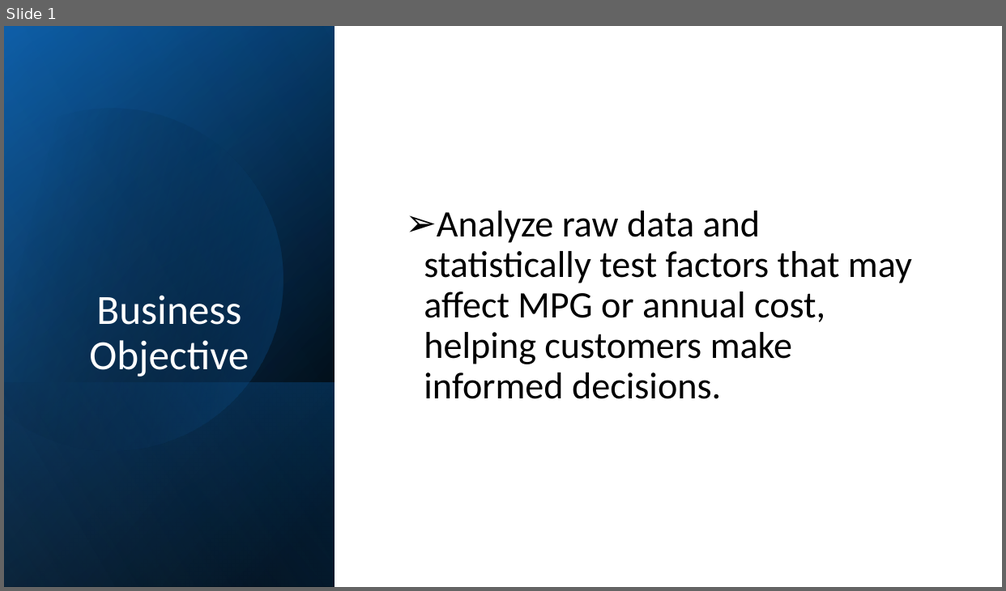
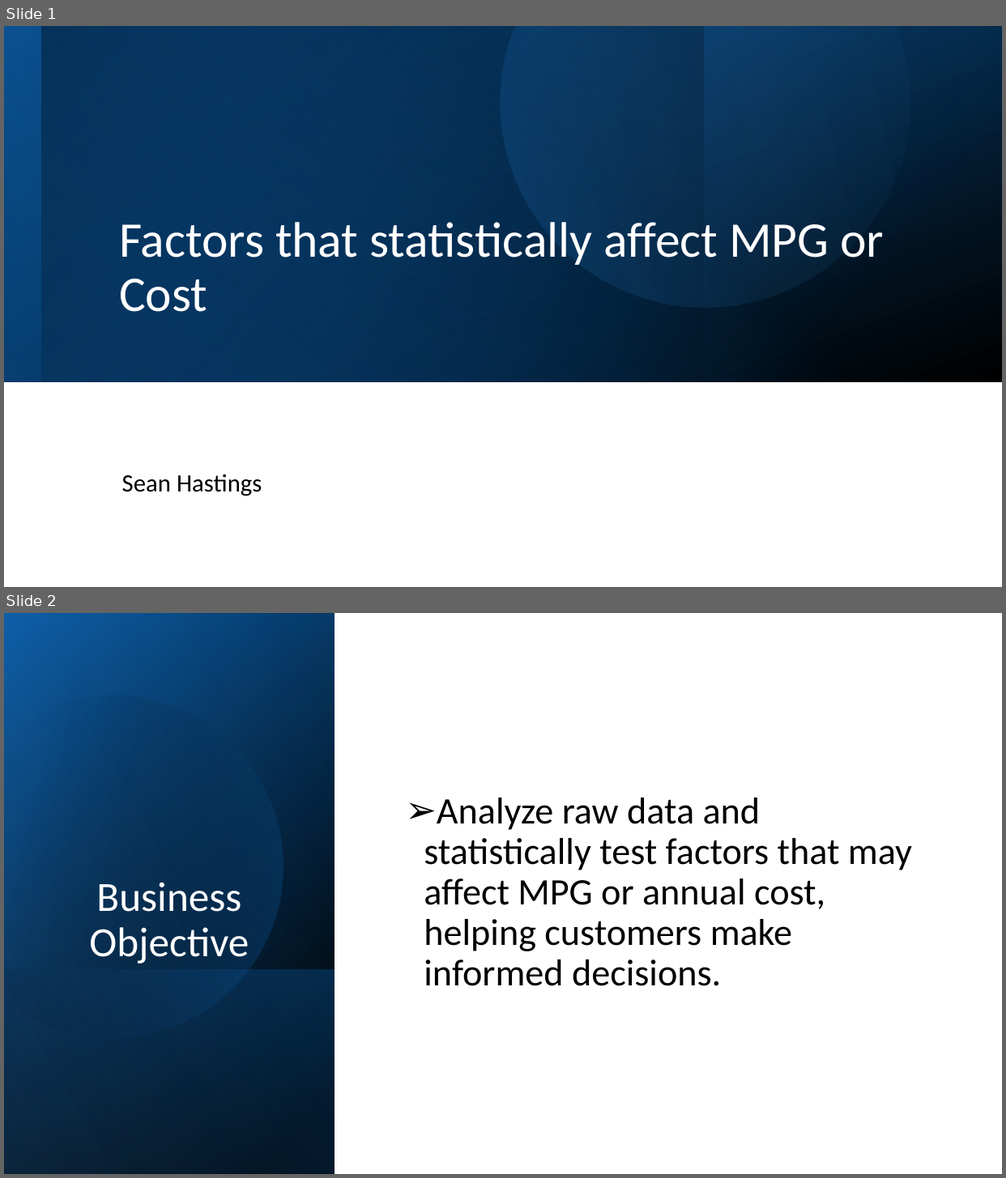
Before and after one commit to SeanHastings45/StatiscalConsulting.ttest, a slide deck: statisticalconsulting.ttest(SH).pptx. Shown one above the other, each under a label of ours: slide 1 before the commit, slides 1 and 2 after it. The pictures are 1006x591 and 1006x1178 pixels, drawn with LibreOffice and Linux fonts; fonts in the diff are those of the drawing. Boxes give left, top, right and bottom in pixels: in the first picture for what was removed or moved away, otherwise in the second. Text is boxed around its words. In the diff, an @@ line names an element or a change of style, - is before the commit and + after.

```diff
--- a/statisticalconsulting.ttest(SH).pptx
+++ b/statisticalconsulting.ttest(SH).pptx
@@ slide 1 added at (4, 26, 1002, 587), background #FFFFFF @@
@@ rectangle added at (4, 26, 1002, 382), fill gradient #0B5394 to #000000 @@
@@ rectangle added at (4, 26, 1002, 382), fill gradient #0F6FC6 to #0B5394 @@
@@ rectangle added at (4, 26, 703, 382), fill gradient #083763 to #000000 @@
@@ rectangle added at (40, 26, 1002, 382), fill gradient #0F6FC6 to #000000 @@
@@ freeform shape added at (428, 26, 961, 380), fill gradient #0F6FC6 to #59AAF2 @@
@@ title added at (119, 222, 884, 312), 48 pt, text #FFFFFF @@
+Factors that statistically affect MPG or Cost
@@ subtitle added at (122, 474, 262, 497), 24 pt, text #000000 @@
+Sean Hastings
@@ what was slide 1 is now slide 2 @@
```
Also in this commit, not shown: 6 slides changed, 1 other slide added.
